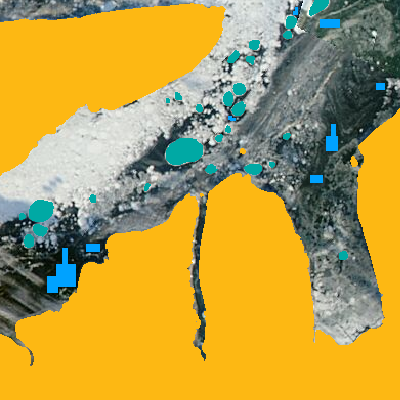
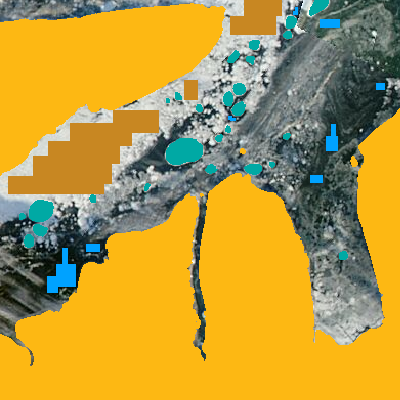
Layered file, before and after one edit (400x400). Changes by layer:
added layer "ice samples" above "water samples" over [8, 0, 282, 194]
